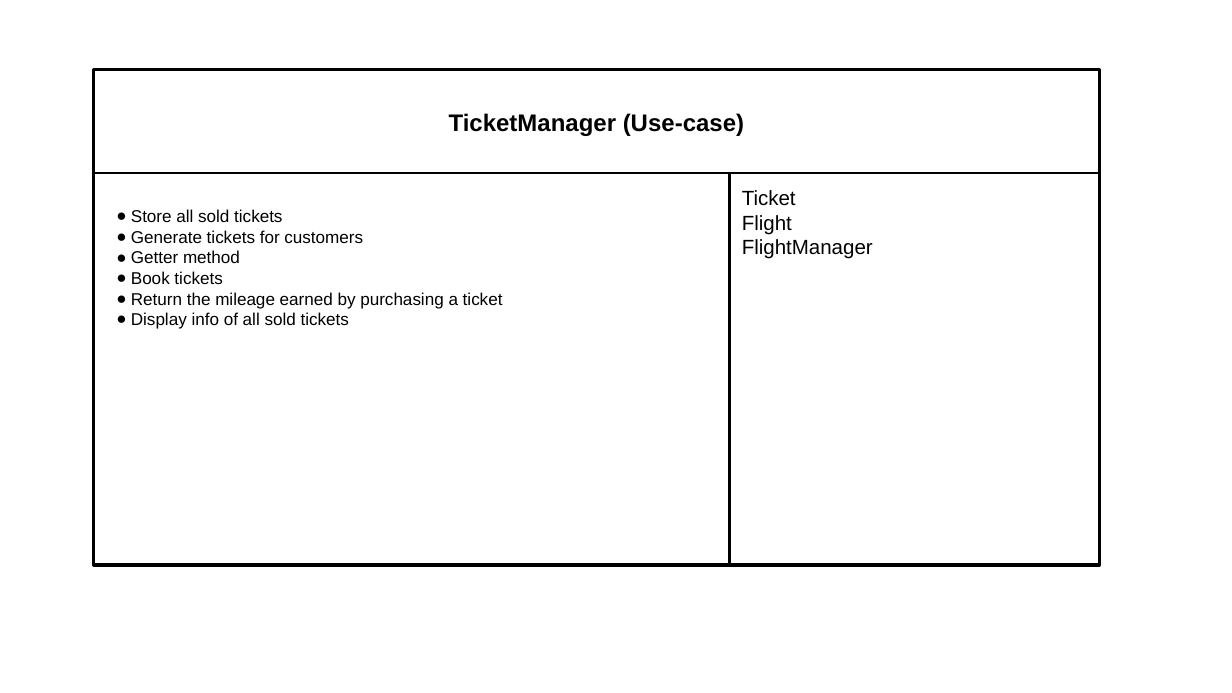
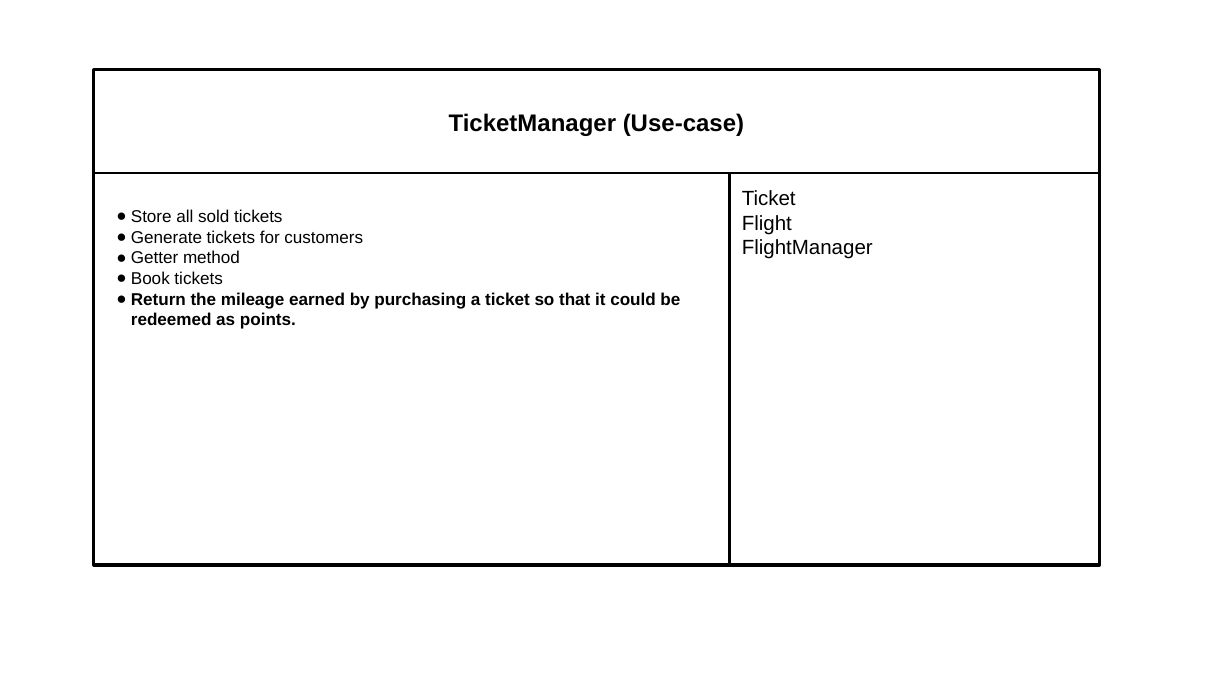
Before and after one commit to Jasmine-Zhuang/TicketVendorSystem, a slide deck: slide 13 of phase1/TicketVendor CRC Cards.pptx. Drawn at 1232x693 pixels with LibreOffice and Linux fonts; fonts in the diff are those of the drawing. Boxes give left, top, right and bottom in pixels: in the first picture for what was removed or moved away, otherwise in the second. Text is boxed around its words. In the diff, an @@ line names an element or a change of style, - is before the commit and + after.

```diff
--- a/phase1/TicketVendor CRC Cards.pptx
+++ b/phase1/TicketVendor CRC Cards.pptx
@@ text in rectangle at (131,292,680,329): text changed; bold on @@
-● Return the mileage earned by purchasing a ticket
-● Display info of all sold tickets
+● Return the mileage earned by purchasing a ticket so that it could be redeemed as points.
```
Also in this commit, not shown: 8 other slides changed.
